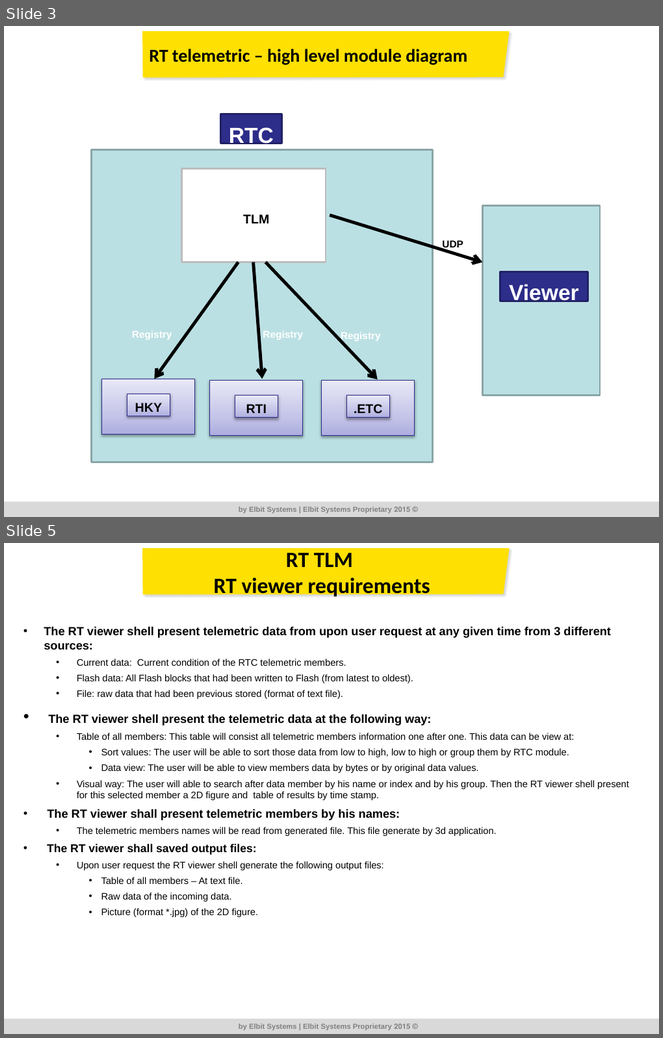
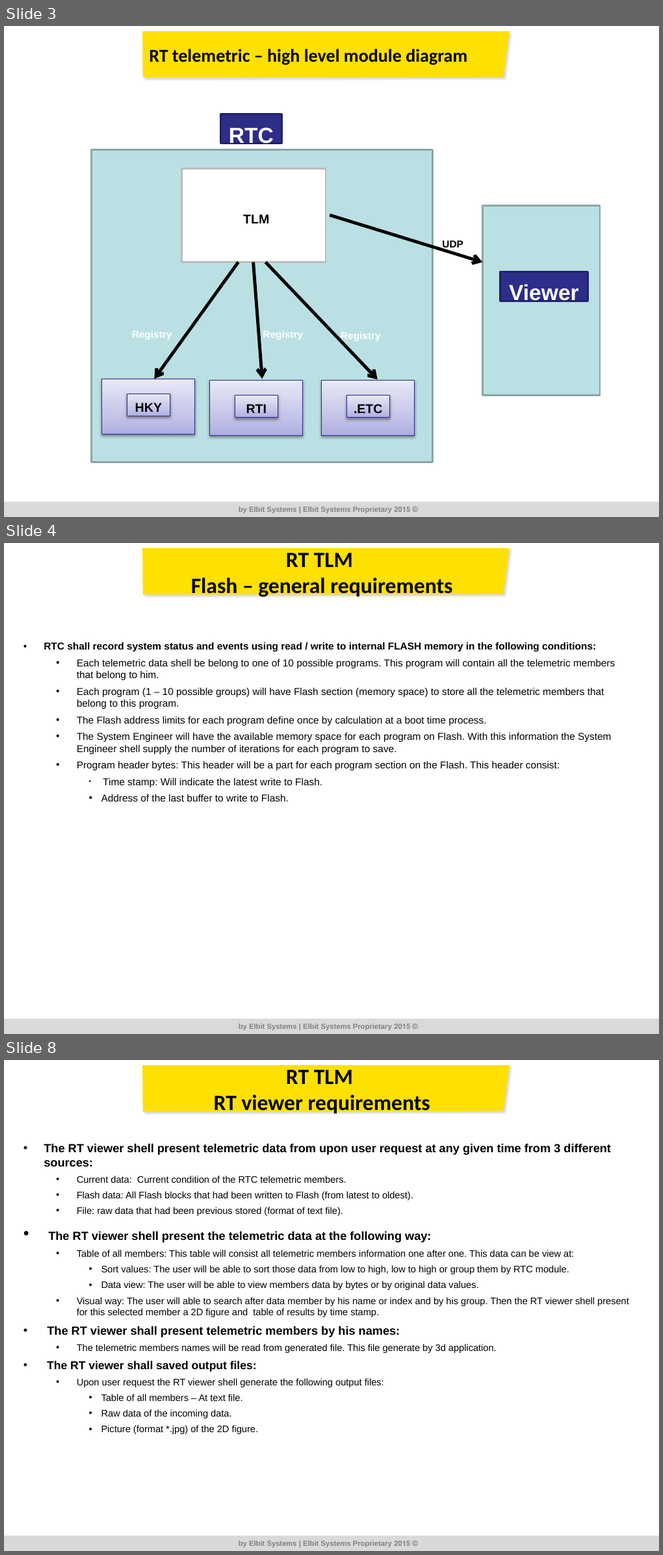
Before and after one commit to RoeeZinoueCommIT/Elbit_Telemetric, a slide deck: DR/Ver_1_002/ALPstar_TLM_DR_1_002.pptx. Shown one above the other, each under a label of ours: slides 3 and 5 before the commit, slides 3, 4 and 8 after it; the slides between them are not shown. The pictures are 663x1038 and 663x1555 pixels, drawn with LibreOffice and Linux fonts; fonts in the diff are those of the drawing; background and template pictures are left out. Boxes give left, top, right and bottom in pixels: in the first picture for what was removed or moved away, otherwise in the second. Text is boxed around its words. In the diff, an @@ line names an element or a change of style, - is before the commit and + after.

```diff
--- a/DR/Ver_1_002/ALPstar_TLM_DR_1_002.pptx
+++ b/DR/Ver_1_002/ALPstar_TLM_DR_1_002.pptx
@@ slide 4 added at (4, 543, 659, 1034), background #FFFFFF at 68% opacity; not listed: 4 template elements that a slide beside it also shows @@
@@ title added at (191, 553, 452, 598), 24 pt, text #000000, bold @@
+RT TLM
+Flash – general requirements
@@ text added at (44, 642, 615, 802), 11 pt, text #000000 @@
+• RTC shall record system status and events using read / write to internal FLASH memory in the following conditions:
+  • Each telemetric data shell be belong to one of 10 possible programs. This program will contain all the telemetric members that belong to him.
+  • Each program (1 – 10 possible groups) will have Flash section (memory space) to store all the telemetric members that belong to this program.
+  • The Flash address limits for each program define once by calculation at a boot time process.
+  • The System Engineer will have the available memory space for each program on Flash. With this information the System Engineer shell supply the number of iterations for each program to save.
+  • Program header bytes: This header will be a part for each program section on the Flash. This header consist:
+    • Time stamp: Will indicate the latest write to Flash.
+    • Address of the last buffer to write to Flash.
@@ what was slide 5 is now slide 8 @@
```
Also in this commit, not shown: 1 slide changed, 3 other slides added, 1 slide removed, 1 other file.
